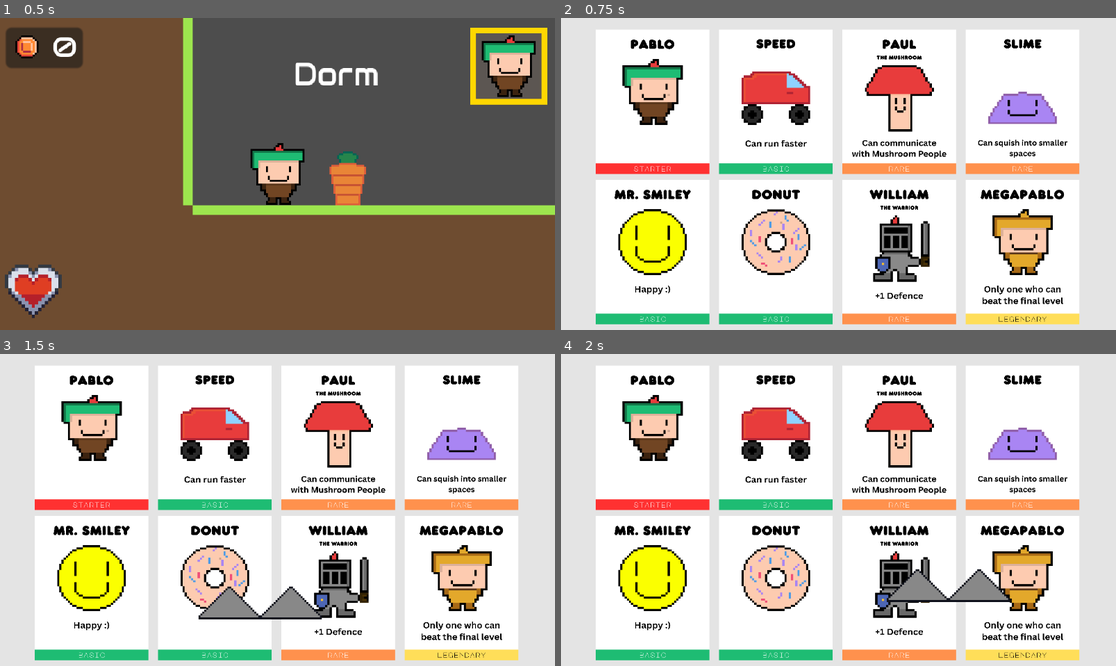
Above: before the commit, frames 1-4 (two rows, left to right).
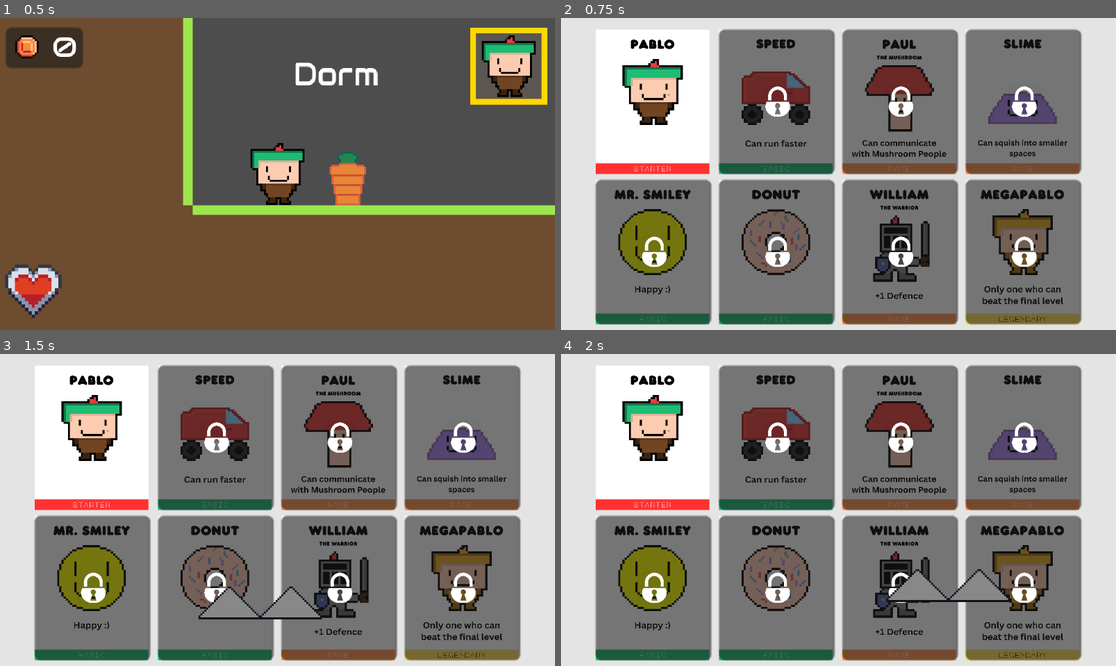
Above: after the commit, the same moments.

Repository: PenguWoodGanon/Path-of-Pablo
Game: Godot game, scene res://Scenes/Levels/dormant_grasslands.tscn
Same seed, same stepped clock (60 frames per second), same inputs: the game is played once before the commit and once after it. This scene is started directly instead of the project's main scene.
Inputs:
- Up to frame 1 (0.5 s): no input
- Up to frame 2 (0.75 s): tap Enter at 0.5 s; hold D (right) from 0.53 s (still down); tap C (character_selection) at 0.6 s
- Up to frame 3 (1.5 s): keep holding D (right); tap W (jump) at 0.77 s; tap Enter at 1.25 s; tap - (minus) at 1.35 s
- Up to frame 4 (2 s): keep holding D (right); tap W (jump) at 1.52 s

Frame 1 is identical in both runs. In frame 2, 64% of the frame differs, in the area x 6-94%, y 3-99%; in frame 3, 63%; in frame 4, 63%.

Commit message:
Edited Characters and Idea for Donut from Friend

Diff:
--- /dev/null
+++ b/Godot - Path of Pablo/Assets/Icons/padlock.svg
@@ -0,0 +1 @@
+<svg xmlns="http://www.w3.org/2000/svg" viewBox="0 0 512 512" style="height: 512px; width: 512px;"><path d="M0 0h512v512H0z" fill="#000000" fill-opacity="0.02"></path><g class="" transform="translate(0,0)" style=""><path d="M254.28 17.313c-81.048 0-146.624 65.484-146.624 146.406V236h49.594v-69.094c0-53.658 43.47-97.187 97.03-97.187 53.563 0 97.032 44.744 97.032 97.186V236h49.594v-72.28c0-78.856-65.717-146.407-146.625-146.407zM85.157 254.688c-14.61 22.827-22.844 49.148-22.844 76.78 0 88.358 84.97 161.5 191.97 161.5 106.998 0 191.968-73.142 191.968-161.5 0-27.635-8.26-53.95-22.875-76.78H85.155zM254 278.625c22.34 0 40.875 17.94 40.875 40.28 0 16.756-10.6 31.23-25.125 37.376l32.72 98.126h-96.376l32.125-98.125c-14.526-6.145-24.532-20.62-24.532-37.374 0-22.338 17.972-40.28 40.312-40.28z" fill="#fff" fill-opacity="1"></path></g></svg>
--- a/Godot - Path of Pablo/Scenes/Levels/dormant_grasslands.tscn
+++ b/Godot - Path of Pablo/Scenes/Levels/dormant_grasslands.tscn
@@ -22,6 +22,7 @@
 [ext_resource type="Texture2D" uid="uid://b3h1d4e0om2sy" path="res://Assets/Cards/Pablo_Card.png" id="18_qymb5"]
 [ext_resource type="Texture2D" uid="uid://vtd6t4q442sv" path="res://Assets/Cards/Mr_Smiley_Card.png" id="19_poxwf"]
 [ext_resource type="Texture2D" uid="uid://bqmncmkrc25j8" path="res://Assets/Cards/Donut_Card.png" id="20_0ca2e"]
+[ext_resource type="Texture2D" uid="uid://bxcwj3gqn3xhm" path="res://Assets/Icons/padlock.svg" id="20_poxwf"]
 [ext_resource type="Texture2D" uid="uid://r0psqrpljgpw" path="res://Assets/Cards/William_Card.png" id="21_cpo1y"]
 [ext_resource type="Texture2D" uid="uid://c6ref3hbvif4e" path="res://Assets/Cards/Mega_Pablo_Card.png" id="22_cw1uh"]
 [ext_resource type="Texture2D" uid="uid://cib7q83vowd5l" path="res://Assets/Cards/Speed_Card.png" id="23_evpae"]
@@ -564,6 +565,27 @@
 texture = ExtResource("19_poxwf")
 expand_mode = 1
 
+[node name="LOCKED" type="Panel" parent="Global_Characters/Characters/MrSmileyCard"]
+layout_mode = 0
+offset_right = 60.0
+offset_bottom = 75.0
+
+[node name="Lock" type="TextureRect" parent="Global_Characters/Characters/MrSmileyCard/LOCKED"]
+layout_mode = 1
+anchors_preset = 8
+anchor_left = 0.5
+anchor_top = 0.5
+anchor_right = 0.5
+anchor_bottom = 0.5
+offset_left = -8.5
+offset_top = -8.5
+offset_right = 8.5
+offset_bottom = 8.5
+grow_horizontal = 2
+grow_vertical = 2
+texture = ExtResource("20_poxwf")
+expand_mode = 1
+
 [node name="DonutCard" type="TextureRect" parent="Global_Characters/Characters"]
 layout_mode = 0
 offset_left = 82.0
@@ -573,6 +595,27 @@
 texture = ExtResource("20_0ca2e")
 expand_mode = 1
 
+[node name="LOCKED2" type="Panel" parent="Global_Characters/Characters/DonutCard"]
+layout_mode = 0
+offset_right = 60.0
+offset_bottom = 75.0
+
+[node name="Lock" type="TextureRect" parent="Global_Characters/Characters/DonutCard/LOCKED2"]
+layout_mode = 1
+anchors_preset = 8
+anchor_left = 0.5
+anchor_top = 0.5
+anchor_right = 0.5
+anchor_bottom = 0.5
+offset_left = -8.5
+offset_top = -8.5
+offset_right = 8.5
+offset_bottom = 8.5
+grow_horizontal = 2
+grow_vertical = 2
+texture = ExtResource("20_poxwf")
+expand_mode = 1
+
 [node name="WarriorCard" type="TextureRect" parent="Global_Characters/Characters"]
 layout_mode = 0
 offset_left = 146.0
@@ -582,6 +625,27 @@
 texture = ExtResource("21_cpo1y")
 expand_mode = 1
 
+[node name="LOCKED3" type="Panel" parent="Global_Characters/Characters/WarriorCard"]
+layout_mode = 0
+offset_right = 60.0
+offset_bottom = 75.0
+
+[node name="Lock" type="TextureRect" parent="Global_Characters/Characters/WarriorCard/LOCKED3"]
+layout_mode = 1
+anchors_preset = 8
+anchor_left = 0.5
+anchor_top = 0.5
+anchor_right = 0.5
+anchor_bottom = 0.5
+offset_left = -8.5
+offset_top = -8.5
+offset_right = 8.5
+offset_bottom = 8.5
+grow_horizontal = 2
+grow_vertical = 2
+texture = ExtResource("20_poxwf")
+expand_mode = 1
+
 [node name="MegaPabloCard" type="TextureRect" parent="Global_Characters/Characters"]
 layout_mode = 0
 offset_left = 210.0
@@ -591,6 +655,27 @@
 texture = ExtResource("22_cw1uh")
 expand_mode = 1
 
+[node name="LOCKED4" type="Panel" parent="Global_Characters/Characters/MegaPabloCard"]
+layout_mode = 0
+offset_right = 60.0
+offset_bottom = 75.0
+
+[node name="Lock" type="TextureRect" parent="Global_Characters/Characters/MegaPabloCard/LOCKED4"]
+layout_mode = 1
+anchors_preset = 8
+anchor_left = 0.5
+anchor_top = 0.5
+anchor_right = 0.5
+anchor_bottom = 0.5
+offset_left = -8.5
+offset_top = -8.5
+offset_right = 8.5
+offset_bottom = 8.5
+grow_horizontal = 2
+grow_vertical = 2
+texture = ExtResource("20_poxwf")
+expand_mode = 1
+
 [node name="SpeedCard" type="TextureRect" parent="Global_Characters/Characters"]
 layout_mode = 0
 offset_left = 82.0
@@ -600,6 +685,27 @@
 texture = ExtResource("23_evpae")
 expand_mode = 1
 
+[node name="LOCKED5" type="Panel" parent="Global_Characters/Characters/SpeedCard"]
+layout_mode = 0
+offset_right = 60.0
+offset_bottom = 75.0
+
+[node name="Lock" type="TextureRect" parent="Global_Characters/Characters/SpeedCard/LOCKED5"]
+layout_mode = 1
+anchors_preset = 8
+anchor_left = 0.5
+anchor_top = 0.5
+anchor_right = 0.5
+anchor_bottom = 0.5
+offset_left = -8.5
+offset_top = -8.5
+offset_right = 8.5
+offset_bottom = 8.5
+grow_horizontal = 2
+grow_vertical = 2
+texture = ExtResource("20_poxwf")
+expand_mode = 1
+
 [node name="PaulCard" type="TextureRect" parent="Global_Characters/Characters"]
 layout_mode = 0
 offset_left = 146.0
@@ -609,6 +715,27 @@
 texture = ExtResource("24_75dln")
 expand_mode = 1
 
+[node name="LOCKED6" type="Panel" parent="Global_Characters/Characters/PaulCard"]
+layout_mode = 0
+offset_right = 60.0
+offset_bottom = 75.0
+
+[node name="Lock" type="TextureRect" parent="Global_Characters/Characters/PaulCard/LOCKED6"]
+layout_mode = 1
+anchors_preset = 8
+anchor_left = 0.5
+anchor_top = 0.5
+anchor_right = 0.5
+anchor_bottom = 0.5
+offset_left = -8.5
+offset_top = -8.5
+offset_right = 8.5
+offset_bottom = 8.5
+grow_horizontal = 2
+grow_vertical = 2
+texture = ExtResource("20_poxwf")
+expand_mode = 1
+
 [node name="SlimeCard" type="TextureRect" parent="Global_Characters/Characters"]
 layout_mode = 0
 offset_left = 210.0
@@ -616,6 +743,27 @@
 offset_right = 269.0
 offset_bottom = 81.090904
 texture = ExtResource("25_64ahh")
+expand_mode = 1
+
+[node name="LOCKED7" type="Panel" parent="Global_Characters/Characters/SlimeCard"]
+layout_mode = 0
+offset_right = 60.0
+offset_bottom = 75.0
+
+[node name="Lock" type="TextureRect" parent="Global_Characters/Characters/SlimeCard/LOCKED7"]
+layout_mode = 1
+anchors_preset = 8
+anchor_left = 0.5
+anchor_top = 0.5
+anchor_right = 0.5
+anchor_bottom = 0.5
+offset_left = -8.5
+offset_top = -8.5
+offset_right = 8.5
+offset_bottom = 8.5
+grow_horizontal = 2
+grow_vertical = 2
+texture = ExtResource("20_poxwf")
 expand_mode = 1
 
 [node name="Platforms" type="Node" parent="."]
--- a/Godot - Path of Pablo/Scripts/global_characters.gd
+++ b/Godot - Path of Pablo/Scripts/global_characters.gd
@@ -98,6 +98,7 @@
 				anim_sprite.play("slime_idle")
 			if Global.char_donut == true:
 				anim_sprite.play("donut_idle")
+				Global.health = 4
 		# Speed's speed
 		if Global.char_speed == true:
 			SPEED = 400
Not shown, added: Godot - Path of Pablo/Assets/Icons/padlock.svg.import
Not shown: 1 places in Godot - Path of Pablo/Scenes/Levels/dormant_grasslands.tscn that only renumber resources
Not shown, changed: .DS_Store
Not shown, changed: Godot - Path of Pablo/.DS_Store
Not shown, changed: Godot - Path of Pablo/Assets/.DS_Store
